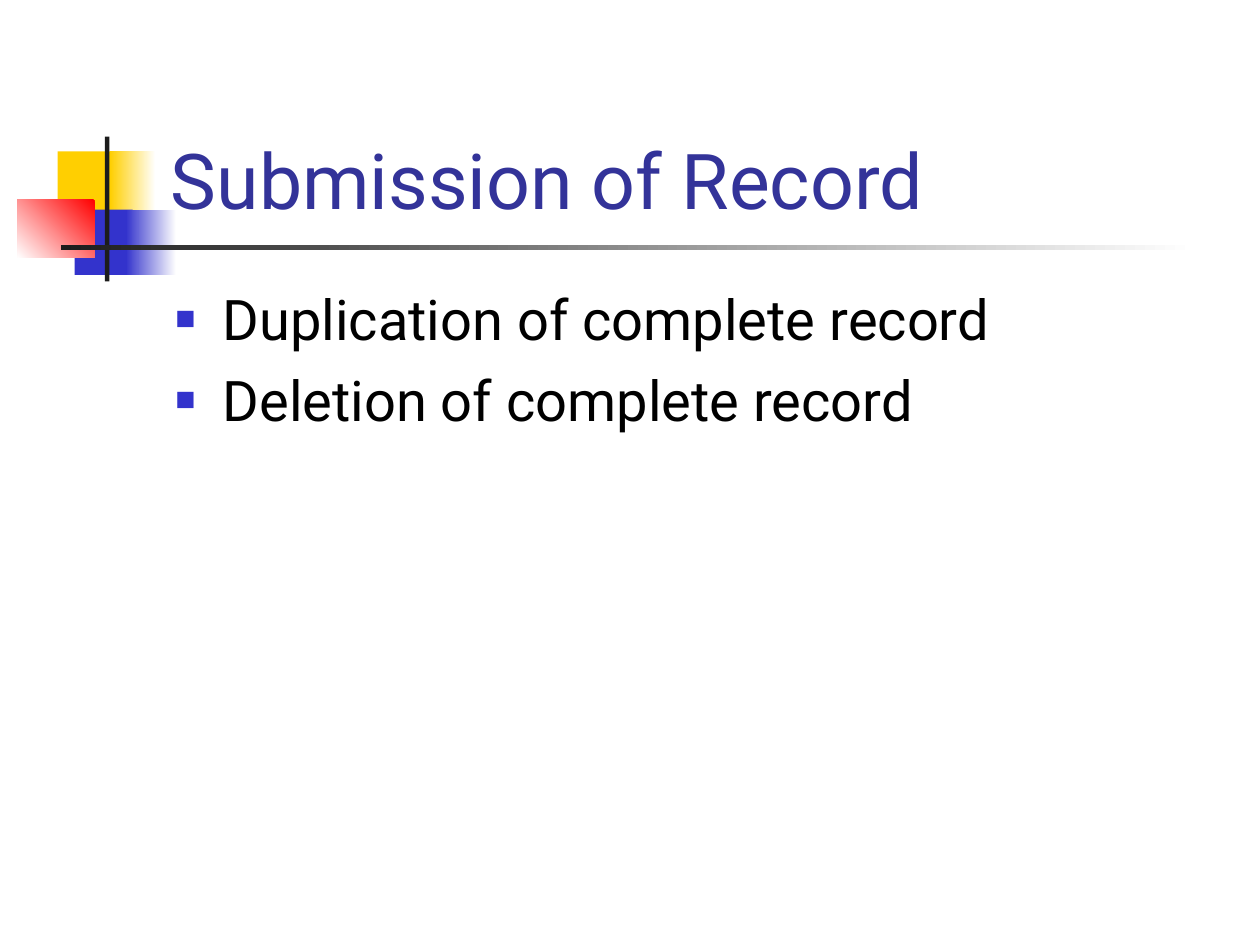
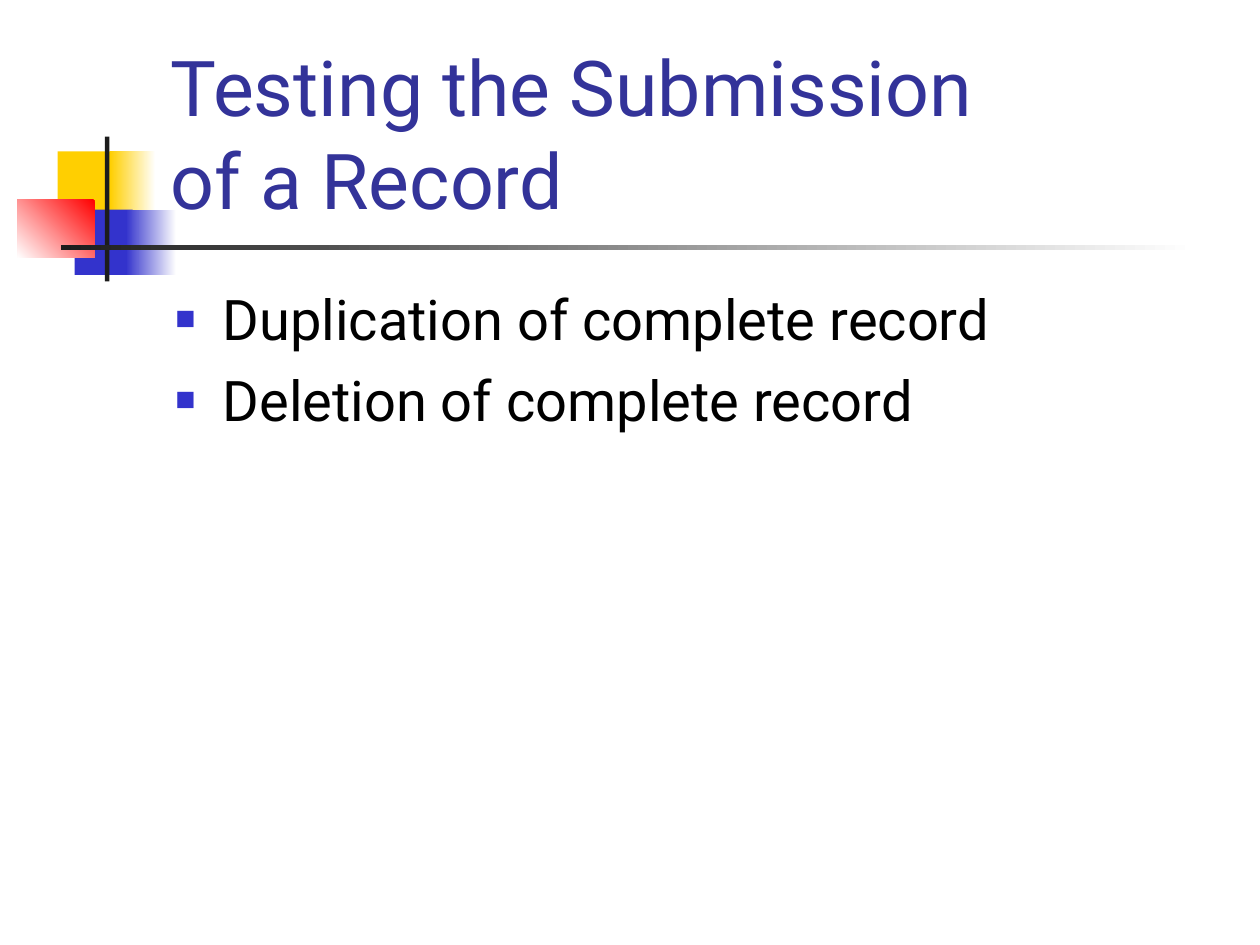
Before and after one commit to NCIP/camod-docs, a slide deck: slide 10 of artifacts/UAT/UAT2/Intro UAT2.ppt (slide 6 before the commit). Drawn at 1260x945 pixels with LibreOffice and Linux fonts; fonts in the diff are those of the drawing. Boxes give left, top, right and bottom in pixels: in the first picture for what was removed or moved away, otherwise in the second. Text is boxed around its words. In the diff, an @@ line names an element or a change of style, - is before the commit and + after.

```diff
--- a/artifacts/UAT/UAT2/Intro UAT2.ppt
+++ b/artifacts/UAT/UAT2/Intro UAT2.ppt
@@ title at bbox=[171, 58, 972, 210]: text changed @@
-Submission of Record
+Testing the Submission
+of a Record
```
Also in this commit, not shown: 4 other slides changed, 8 slides added, 1 slide removed, 6 other files.
